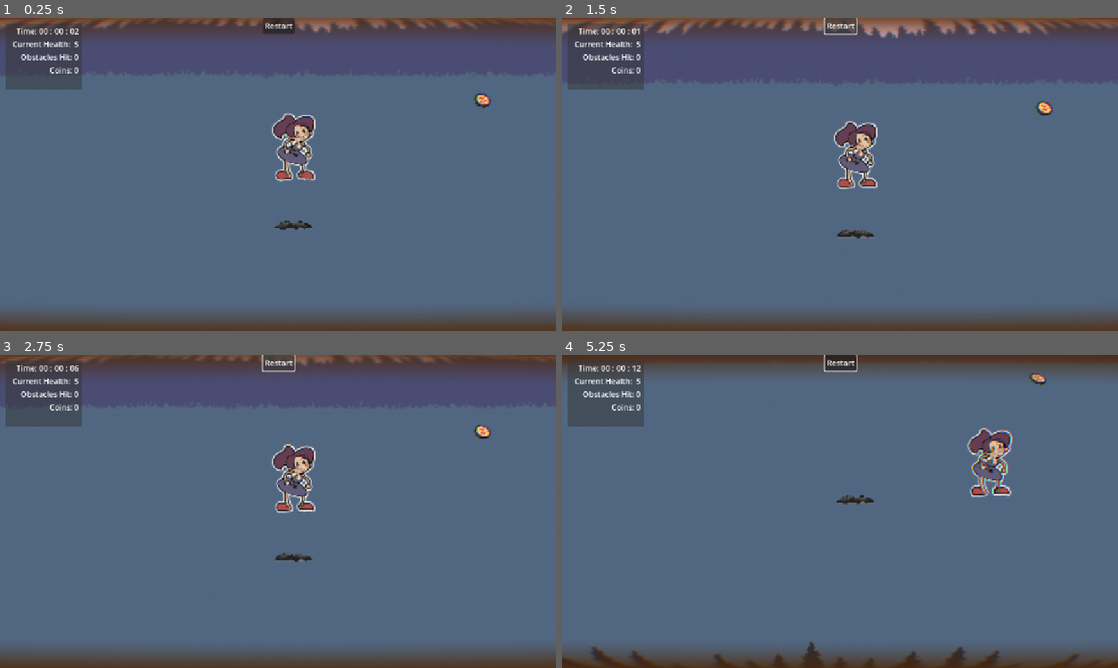
Above: before the commit, frames 1-4 (two rows, left to right).
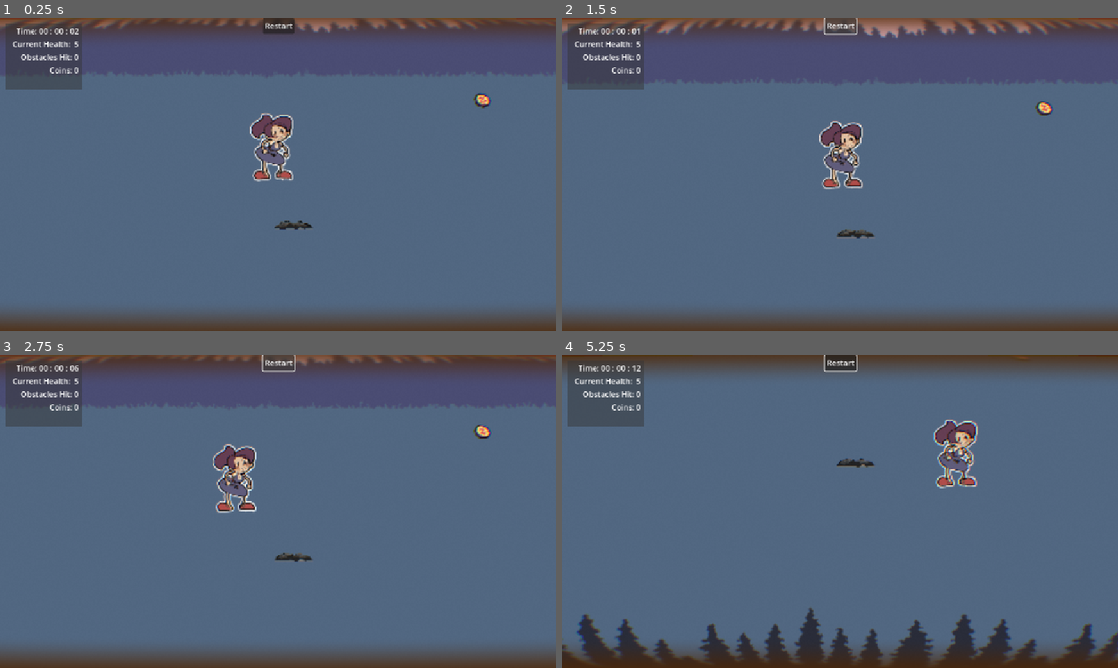
Above: after the commit, the same moments.

Repository: kayillustrations/Follow-The-Gold
Game: Godot game, scene res://scenes/level.tscn
Two runs of this game, one before a commit and one after it. Both use one fixed random seed, a clock stepped at 60 frames per second and the inputs below.
Inputs (mouse positions are in pixels of both pictures, inside the frame that each line leads up to):
- Up to frame 1 (0.25 s): no input
- Up to frame 2 (1.5 s): click "Restart" at 0.5 s; click "Restart" at 1.25 s
- Up to frame 3 (2.75 s): click "Restart" at 2 s
- Up to frame 4 (5.25 s): tap Enter (ui_accept) at 2.75, 3.02, 3.77 s; move the mouse to (962, 495) at 2.77 s; hold Right (ui_right) 2.78-3.53 s; move the mouse to (728, 527) at 3.52 s; hold Down (ui_down) 3.53-4.28 s; move the mouse to (895, 442) at 4.27 s; hold Right (ui_right) 4.28-5.03 s; move the mouse to (812, 574) at 5.02 s; hold Up (ui_up) from 5.03 s (still down)

The runs differ from the first frame. In frame 1, 1.8% of the frame differs, in the area x 44-57%, y 30-53%; in frame 2, 1.6%; in frame 3, 2.3%; in frame 4, 8.5%, in the area x 0-100%, y 0-100%.

Commit message:
backward Movement

Diff:
--- a/objects/player.gd
+++ b/objects/player.gd
@@ -3,11 +3,12 @@
 @onready var health_comp: HealthComp = $HealthComp
 @onready var sprite_2d: Sprite2D = $Sprite2D
 @onready var screen_dimensions = Vector2(get_viewport().size)
+var player_position_uv : Vector2
 
-const SPEED = 300.0
+const SPEED = 500.0
 const JUMP_VELOCITY = -400.0
 
-var player_position_uv : Vector2
+var b_movement:float = -150
 
 func _ready() -> void:
 	GameManager.player = self
@@ -16,7 +17,9 @@
 	if SignalBus.isBlinded: Blindness()
 
 func _physics_process(delta: float) -> void:
+	Movement()
 
+func Movement():
 	## Handle jump.
 	#if Input.is_action_just_pressed("ui_accept") and is_on_floor():
 		#velocity.y = JUMP_VELOCITY
@@ -33,6 +36,8 @@
 	else:
 		velocity = Vector2(direction_x,direction_y) * SPEED
 
+	velocity.x += b_movement
+
 	move_and_slide()
 
 func _on_health_comp_damaged() -> void:
